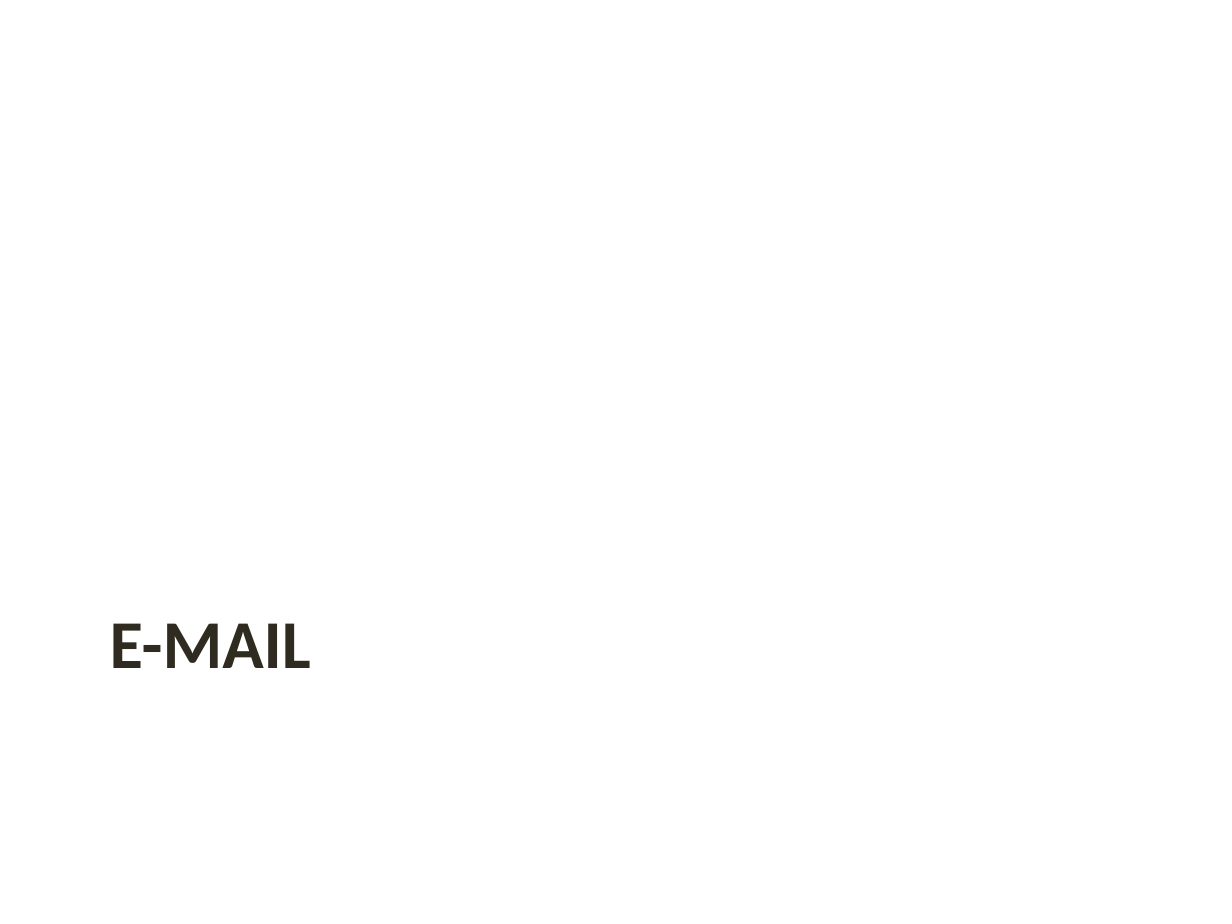
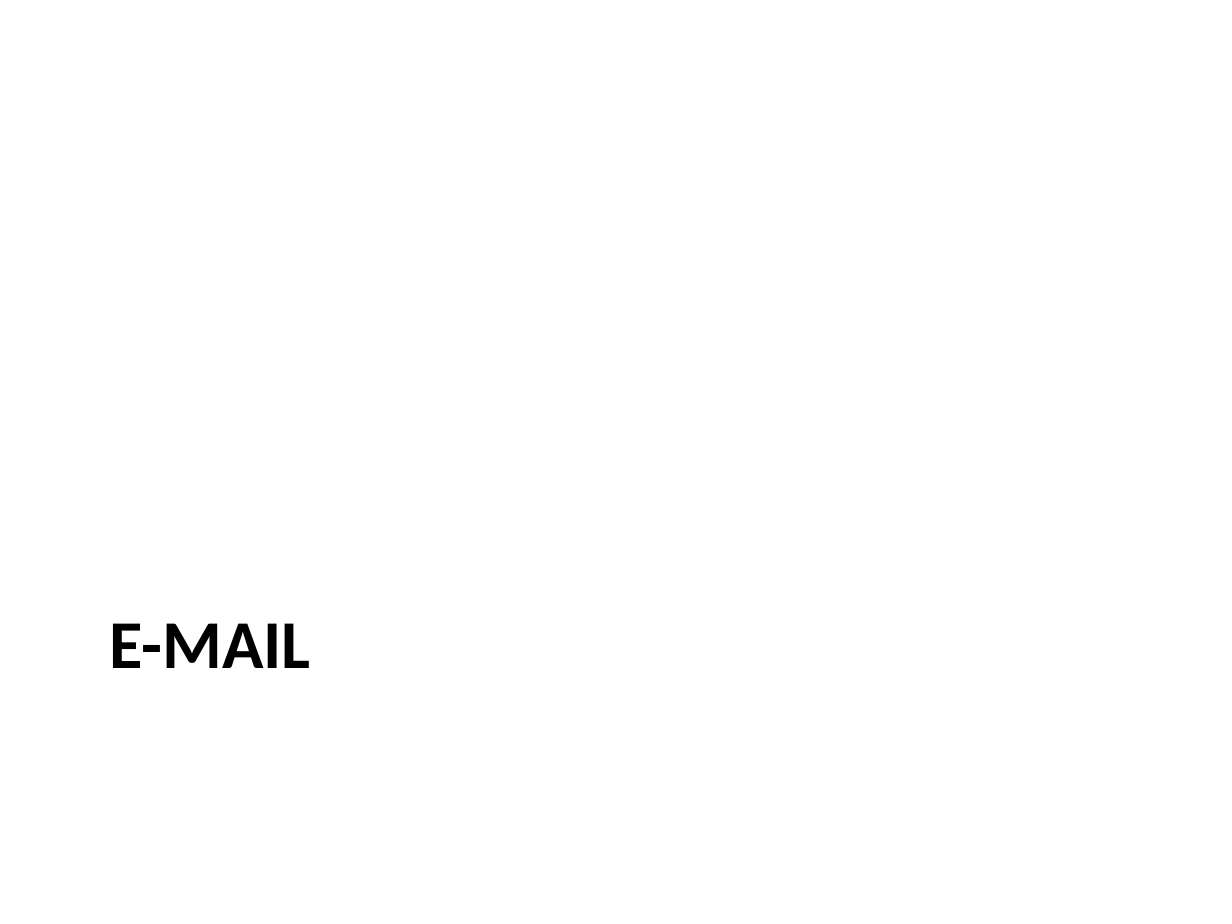
Before and after one commit to niviaquental/niviaquental.github.io, a slide deck: slide 2 of Presentations/Aula03-Aplicacao-EmailDNS/03-DNSEmail.pptx. Drawn at 1232x924 pixels with LibreOffice and Linux fonts; fonts in the diff are those of the drawing; background and template pictures are left out. Boxes give left, top, right and bottom in pixels: in the first picture for what was removed or moved away, otherwise in the second. Text is boxed around its words. In the diff, an @@ line names an element or a change of style, - is before the commit and + after.

```diff
--- a/Presentations/Aula03-Aplicacao-EmailDNS/03-DNSEmail.pptx
+++ b/Presentations/Aula03-Aplicacao-EmailDNS/03-DNSEmail.pptx
@@ title "E-MAIL" at [110, 623, 311, 668]: text colour #2F2B20 to #000000 @@
```
Also in this commit, not shown: 21 other slides changed, 3 slides added, 1 slide removed, 2 other files.
